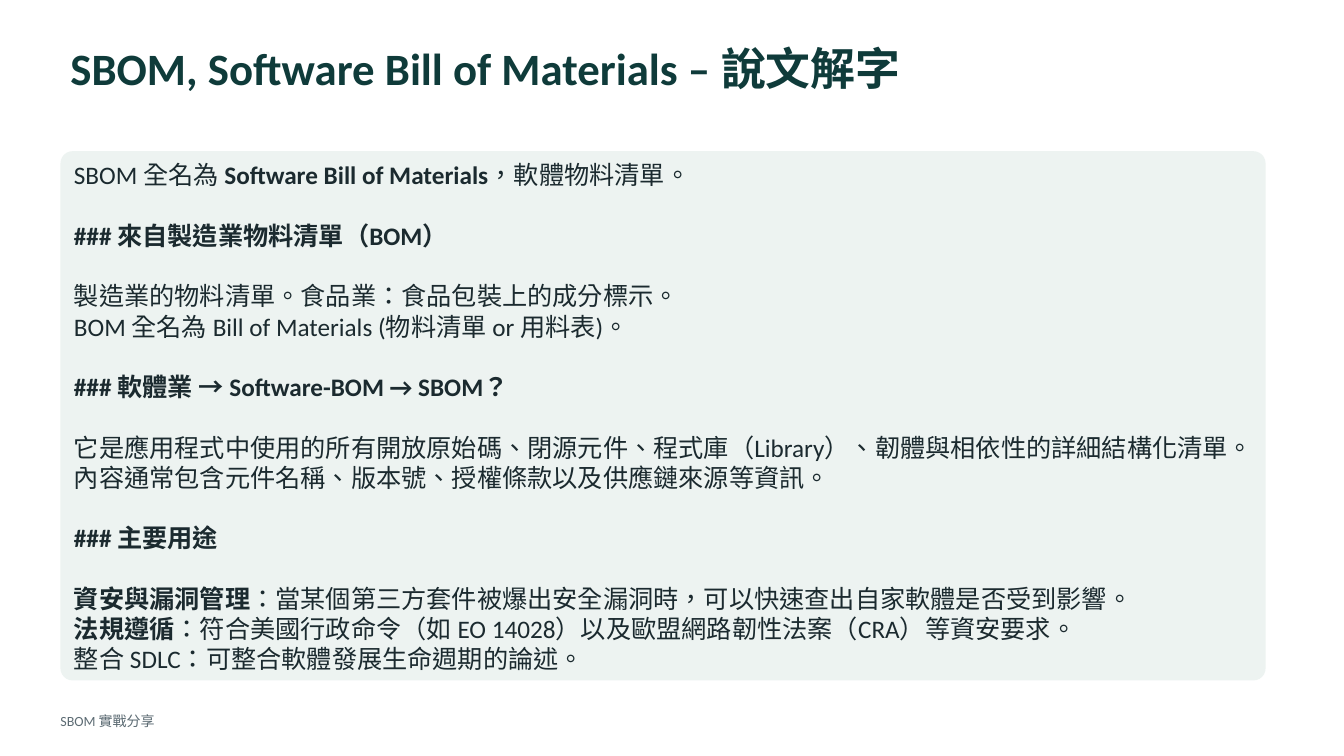
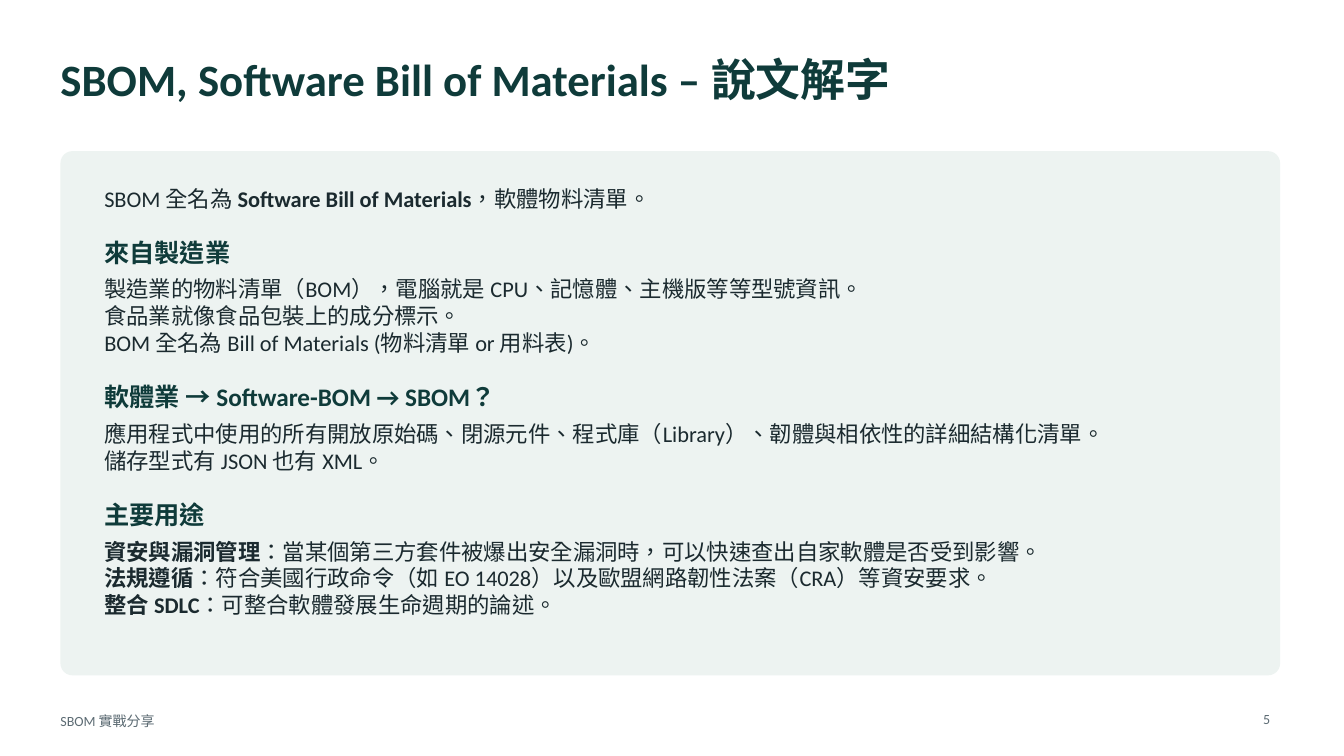
Before and after one commit to relyky/SBOM-, a slide deck: slide 5 of outputs/sbom-practice-talk.pptx (slide 4 before the commit). Drawn at 1344x756 pixels with LibreOffice and Linux fonts; fonts in the diff are those of the drawing. Boxes give left, top, right and bottom in pixels: in the first picture for what was removed or moved away, otherwise in the second. Text is boxed around its words. In the diff, an @@ line names an element or a change of style, - is before the commit and + after.

```diff
--- a/outputs/sbom-practice-talk.pptx
+++ b/outputs/sbom-practice-talk.pptx
@@ title "SBOM, Software Bill of Materials ..." at <box>60,57,890,102</box>: vertical alignment top to middle @@
@@ rounded rectangle "SBOM 全名為 Software Bill of ...": place and size @@
-rounded rectangle "SBOM 全名為 Software Bill of ..." at <box>60,151,1266,681</box>
+rounded rectangle "SBOM 全名為 Software Bill of ..." at <box>60,151,1280,676</box>
@@ text in rounded rectangle at <box>104,188,1042,615</box>: size 18 to 16 pt in "SBOM 全名為 Software Bill of Materials，軟體物料清單。", "BOM 全名為 Bill of Materials (物料清單 or ...", "資安與漏洞管理：當某個第三方套件被爆出安全漏洞時，可以快速查出自家軟體是否受到影響。", "法規遵循：符合美國行政命令（如 EO 14028）以及歐盟網路韌性法案（CRA）等資安要求。" and 1 more places; bold on in "整合 SDLC：可整合軟體發展生命週期的論述。" @@
@@ text in rounded rectangle at <box>104,240,863,326</box>: text changed; size 18 to 16 pt @@
-### 來自製造業物料清單（BOM）
-製造業的物料清單。食品業：食品包裝上的成分標示。
+來自製造業
+製造業的物料清單（BOM），電腦就是 CPU、記憶體、主機版等等型號資訊。
+食品業就像食品包裝上的成分標示。
@@ text in rounded rectangle at <box>104,380,1104,527</box>: text changed; size 18 to 16 pt @@
-### 軟體業 → Software-BOM → SBOM？
-它是應用程式中使用的所有開放原始碼、閉源元件、程式庫（Library）、韌體與相依性的詳細結構化清單。
-內容通常包含元件名稱、版本號、授權條款以及供應鏈來源等資訊。
-### 主要用途
+軟體業 → Software-BOM → SBOM？
+應用程式中使用的所有開放原始碼、閉源元件、程式庫（Library）、韌體與相依性的詳細結構化清單。
+儲存型式有 JSON 也有 XML。
+主要用途
@@ page number added at <box>1263,715,1270,724</box>, 10 pt, text #5C6B73 @@
+5
```
Also in this commit, not shown: 8 other slides changed, 1 slide added.
